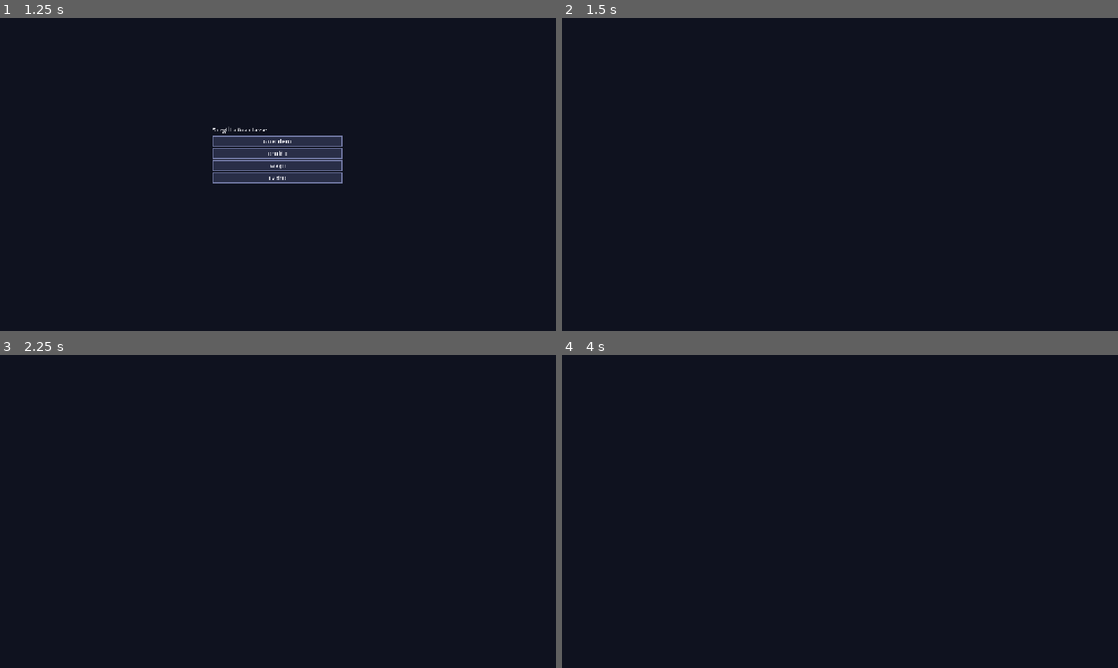
Above: before the commit, frames 1-4 (two rows, left to right).
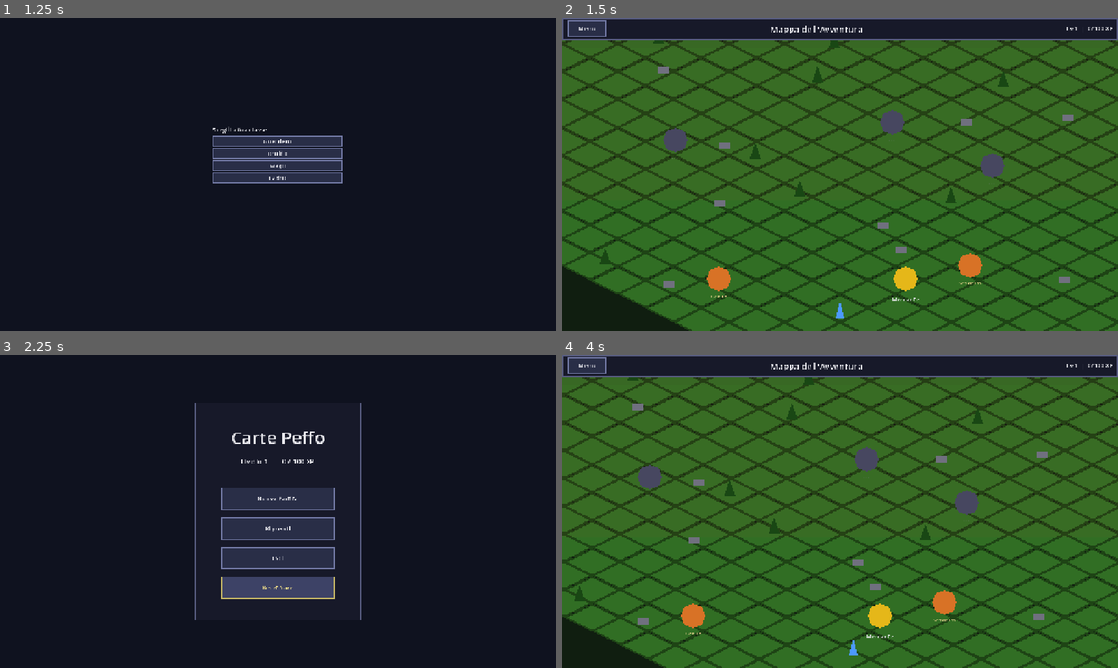
Above: after the commit, the same moments.

Repository: Dreeko1/Card-Game-GD
Game: Godot game, scene res://scenes/main_menu.tscn
Two runs of this game, one before a commit and one after it. Both use one fixed random seed, a clock stepped at 60 frames per second and the inputs below.
Inputs (mouse positions are in pixels of both pictures, inside the frame that each line leads up to):
- Up to frame 1 (1.25 s): click "Nuova Partita" at 0.5 s
- Up to frame 2 (1.5 s): click "Guerriero" at 1.25 s
- Up to frame 3 (2.25 s): click (22, 364) at 2 s, where only the run after the commit has a clickable "Menu"
- Up to frame 4 (4 s): click (840, 527) at 2.75 s, where only the run after the commit has a clickable "Riprendi"; tap Enter at 3.5 s; move the mouse to (962, 495) at 3.52 s; hold D from 3.53 s (still down); tap E at 3.6 s; click (962, 495) at 3.67 s

Frame 1 is identical in both runs. In frame 2, 91% of the frame differs, in the area x 0-100%, y 0-100%; in frame 3, 6.6%; in frame 4, 92%.
Error before the commit: Parse Error: Expected closing ")" after call arguments. (res://scripts/world_map.gd:63)

Commit message:
Fix sintassi frecce direzionali (WASD + frecce)
or dentro float() non è valido in GDScript — estratto in variabili bool.

https://claude.ai/code/session_019P7p6ZaqQwo2DPN3Au32aR

Diff:
--- a/scripts/world_map.gd
+++ b/scripts/world_map.gd
@@ -58,12 +58,11 @@
 
 
 func _handle_movement() -> void:
-	var dir := Vector2(
-		float(Input.is_key_pressed(KEY_D) or Input.is_key_pressed(KEY_RIGHT)) - float(Input.is_key_pressed(KEY_A) or Input.is_key_pressed(KEY_LEFT)),
-		float(Input.is_key_pressed(KEY_S) or Input.is_key_pressed(KEY_DOWN))  - float(Input.is_key_pressed(KEY_W) or Input.is_key_pressed(KEY_UP))
-		float(Input.is_key_pressed(KEY_D)) - float(Input.is_key_pressed(KEY_A)),
-		float(Input.is_key_pressed(KEY_S)) - float(Input.is_key_pressed(KEY_W))
-	).normalized()
+	var move_right := Input.is_key_pressed(KEY_D) or Input.is_key_pressed(KEY_RIGHT)
+	var move_left  := Input.is_key_pressed(KEY_A) or Input.is_key_pressed(KEY_LEFT)
+	var move_down  := Input.is_key_pressed(KEY_S) or Input.is_key_pressed(KEY_DOWN)
+	var move_up    := Input.is_key_pressed(KEY_W) or Input.is_key_pressed(KEY_UP)
+	var dir := Vector2(float(move_right) - float(move_left), float(move_down) - float(move_up)).normalized()
 	_player.velocity = dir * PLAYER_SPEED
 	_player.move_and_slide()
 	_player.position = _player.position.clamp(
